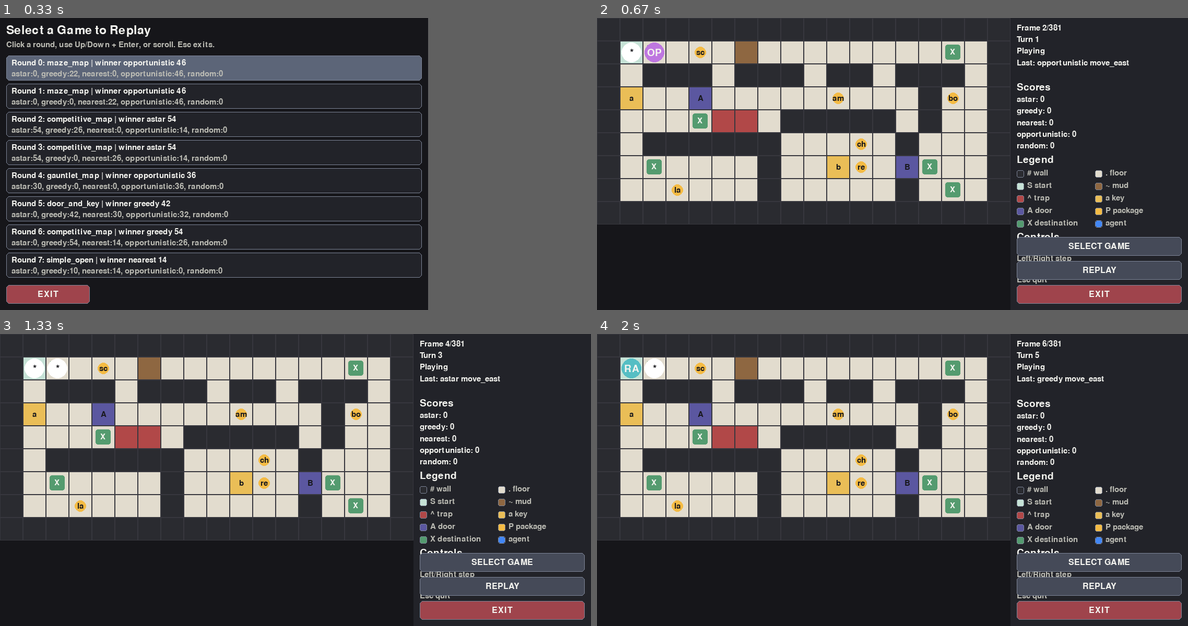
Above: before the commit, frames 1-4 (two rows, left to right).
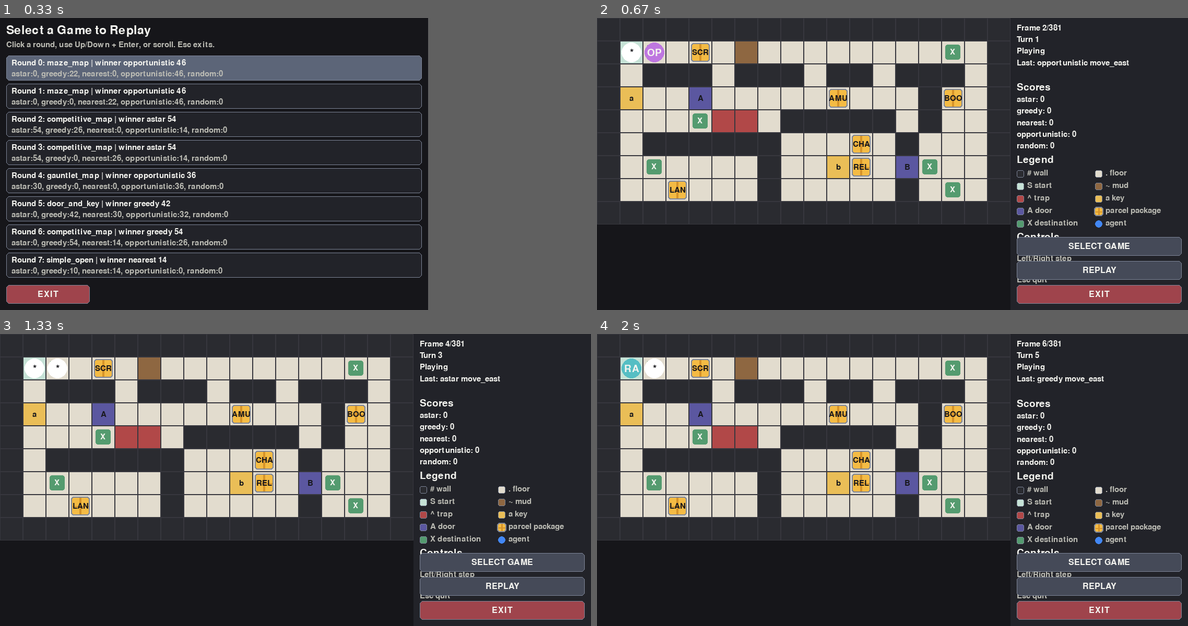
Above: after the commit, the same moments.

Repository: supertweety/DungeonDelivery
Game: pygame game, started from examples/replay_pygame.py
Two runs of this game, one before a commit and one after it. Both use one fixed random seed, a clock stepped at 60 frames per second and the inputs below.
Inputs (mouse positions are in pixels of both pictures, inside the frame that each line leads up to):
- Up to frame 1 (0.33 s): no input
- Up to frame 2 (0.67 s): click (809, 164) at 0.38 s
- Up to frame 3 (1.33 s): hold Right 0.67-1.13 s; hold Right from 1.17 s (still down); tap Space at 1.23 s
- Up to frame 4 (2 s): tap Space at 1.53, 1.73 s; release Right at 1.63 s; hold Left from 1.67 s (still down)

Frame 1 is identical in both runs. In frame 2, 1.2% of the frame differs, in the area x 12-96%, y 8-72%; in frame 3, 1.2%; in frame 4, 1.2%.

Commit message:
Improve package replay visualization

Diff:
--- a/dungeon_delivery/pygame_viewer.py
+++ b/dungeon_delivery/pygame_viewer.py
@@ -212,9 +212,8 @@
 
         for package_id in snapshot.available_packages:
             package = self.packages[package_id]
-            center = _cell_rect(package.position, cell).center
-            pygame.draw.circle(screen, COLORS["package"], center, max(8, cell // 4))
-            _draw_centered_text(screen, small_font, package_id[:2], _cell_rect(package.position, cell), COLORS["dark_text"])
+            rect = _cell_rect(package.position, cell).inflate(-8, -8)
+            _draw_package_marker(screen, small_font, rect, package_id[:3])
 
         by_position: dict[tuple[int, int], list[str]] = {}
         for agent_id, position in snapshot.agent_positions.items():
@@ -245,9 +244,14 @@
         lines.append("Scores")
         for agent_id, score in sorted(snapshot.agent_scores.items()):
             lines.append(f"{agent_id}: {score}")
+        if snapshot.carried_packages:
+            lines.append("")
+            lines.append("Carried")
+            for package_id, agent_id in sorted(snapshot.carried_packages.items()):
+                lines.append(f"{agent_id}: {package_id}")
         y = self.style.margin
         for line in lines:
-            font = big_font if line == "Scores" else small_font
+            font = big_font if line in {"Scores", "Carried"} else small_font
             surface = font.render(line, True, COLORS["text"])
             screen.blit(surface, (panel_x + self.style.margin, y))
             y += surface.get_height() + 7
@@ -530,7 +534,7 @@
     ("^ trap", "trap"),
     ("a key", "key"),
     ("A door", "door"),
-    ("P package", "package"),
+    ("parcel package", "package"),
     ("X destination", "destination"),
     ("agent", "agent"),
 ]
@@ -554,9 +558,11 @@
         rect = pygame.Rect(item_x, item_y + 3, swatch_size, swatch_size)
         if color_key == "agent":
             pygame.draw.ellipse(screen, AGENT_COLORS[0], rect)
+        elif color_key == "package":
+            _draw_package_marker(screen, small_font, rect.inflate(4, 4), "")
         else:
             pygame.draw.rect(screen, COLORS[color_key], rect, border_radius=3)
-        pygame.draw.rect(screen, COLORS["button_border"], rect, width=1, border_radius=3)
+            pygame.draw.rect(screen, COLORS["button_border"], rect, width=1, border_radius=3)
         surface = small_font.render(label, True, COLORS["muted_text"])
         screen.blit(surface, (item_x + swatch_size + 6, item_y + 1))
     return y + ((len(LEGEND_ITEMS) + columns - 1) // columns) * row_height + 4
@@ -589,6 +595,19 @@
     return AGENT_COLORS[sum(ord(ch) for ch in agent_id) % len(AGENT_COLORS)]
 
 
+def _draw_package_marker(screen, font, rect, label: str) -> None:
+    import pygame
+
+    pygame.draw.rect(screen, COLORS["package"], rect, border_radius=5)
+    pygame.draw.rect(screen, COLORS["button_border"], rect, width=2, border_radius=5)
+    mid_x = rect.centerx
+    band = max(3, rect.width // 8)
+    pygame.draw.rect(screen, (214, 147, 41), pygame.Rect(mid_x - band // 2, rect.y + 2, band, rect.height - 4))
+    pygame.draw.line(screen, (214, 147, 41), (rect.x + 3, rect.centery), (rect.right - 3, rect.centery), width=2)
+    if label:
+        _draw_centered_text(screen, font, label.upper(), rect, COLORS["dark_text"])
+
+
 def _draw_centered_text(screen, font, text: str, rect, color: tuple[int, int, int]) -> None:
     surface = font.render(text, True, color)
     screen.blit(surface, surface.get_rect(center=rect.center))
--- a/tests/test_replay.py
+++ b/tests/test_replay.py
@@ -1,7 +1,7 @@
 from dungeon_delivery.agents import AStarBaselineAgent
 from dungeon_delivery.core import render_snapshot
 from dungeon_delivery.maps import SIMPLE_OPEN
-from dungeon_delivery.pygame_viewer import PygameReplayViewer, PygameTournamentViewer
+from dungeon_delivery.pygame_viewer import LEGEND_ITEMS, PygameReplayViewer, PygameTournamentViewer
 from dungeon_delivery.tournament import run_tournament
 
 
@@ -41,3 +41,7 @@
         assert "at least one" in str(exc)
     else:
         raise AssertionError("expected ValueError")
+
+def test_replay_legend_describes_packages_as_parcels():
+    labels = [label for label, _color in LEGEND_ITEMS]
+    assert "parcel package" in labels
Not shown, changed: README.md
Binary file changed: docs/pygame_replay_screenshot.png
